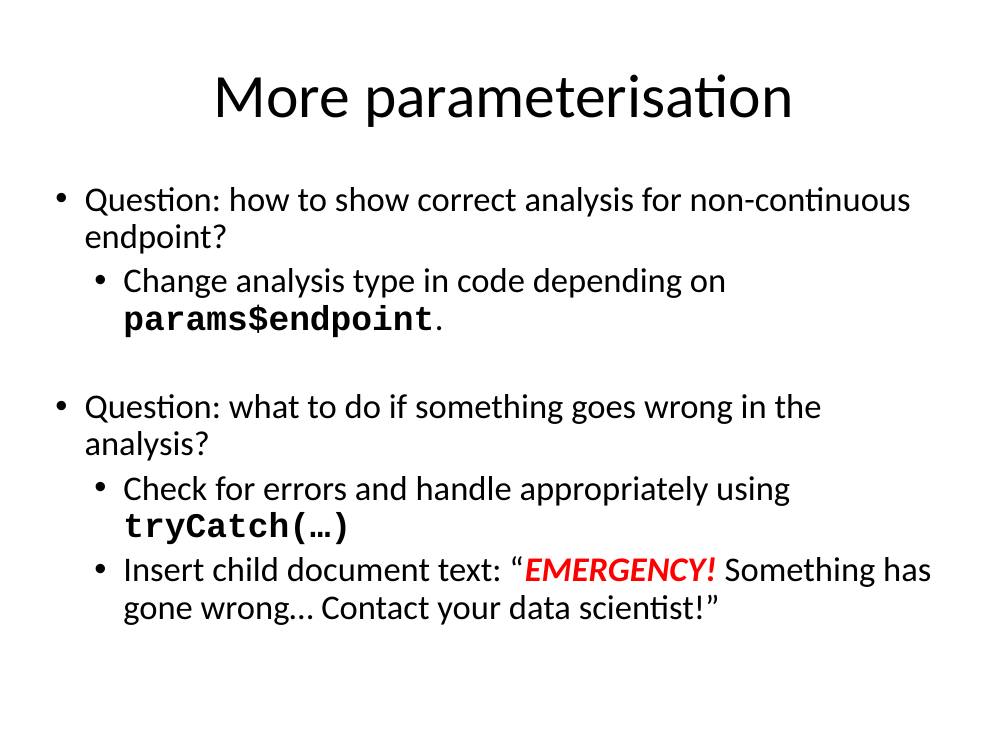
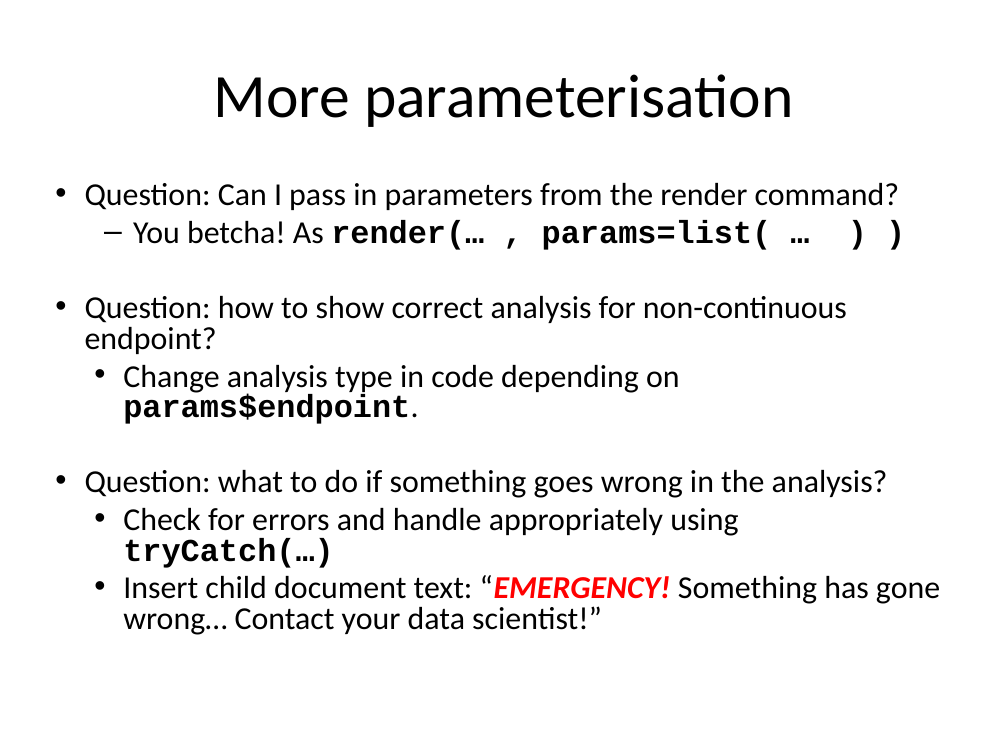
Before and after one commit to MikeKSmith/RStudioConf2019, a slide deck: slide 29 of The lazy and easily distracted report writer.pptx. Drawn at 1008x756 pixels with LibreOffice and Linux fonts; fonts in the diff are those of the drawing. Boxes give left, top, right and bottom in pixels: in the first picture for what was removed or moved away, otherwise in the second. Text is boxed around its words. In the diff, an @@ line names an element or a change of style, - is before the commit and + after.

Commit message:
Add additional question using render function with parameters

```diff
--- a/The lazy and easily distracted report writer.pptx
+++ b/The lazy and easily distracted report writer.pptx
@@ text at box(85, 183, 900, 250): paragraphs added @@
+• Question: Can I pass in parameters from the render command?
+  – You betcha! As render(… , params=list( … ) )
@@ text at box(85, 296, 940, 635): size 24.6 to 22.8 pt in "Question: how to show correct analysis for ...", "Change analysis type in code depending on ...", "Question: what to do if something goes ...", "Check for errors and handle appropriately using ..." and 1 more places; line spacing 0.9 to 0.8 @@
```
Also in this commit, not shown: 2 other files.
